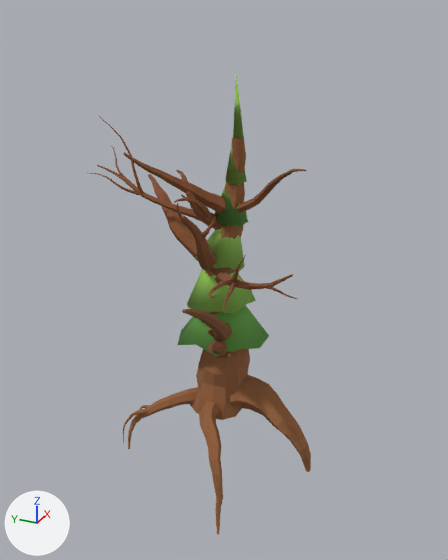
The glTF model demo/assets/trees/pine_a.glb as it was, and as the next commit left it.
Rendered twice from a 50 mm lens placed at (-14.14, -6.51, 11.18), pointed at (0.12, -0.1, 4.05). Arrows for +X, +Y and +Z are at lower left; the lights stay in place. The first picture is the older version. Vertices at exactly the same position are counted once.

Objects in the first picture: 'Branch.001', 'Branch.002', 'Branch.003', 'Branch.004', 'Branch.006', 'Branch.007', 'Branch.008', 'PineTier_0', 'PineTier_1', 'PineTier_2', 'PineTier_3', 'PineTier_4', 'PineTier_5', 'TreeWood' and 2 more.
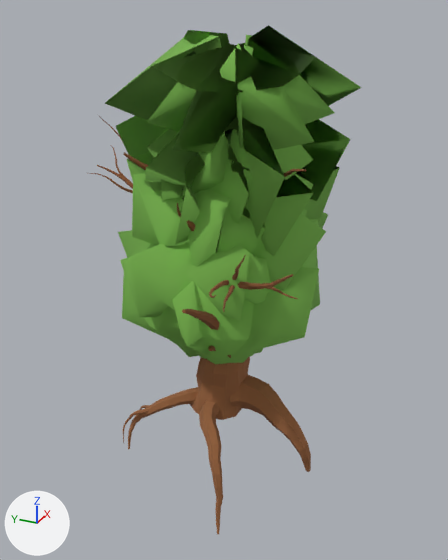
Edits to the bpy script that builds the scene:
```text
Change me_pinetier_0mesh:
    remove me_pinetier_0mesh.from_pydata(...)  # 14 vertices, 24 faces; spans x -1.24..1.44, y -1.37..1.19, z 1.97..4.01
    remove me_pinetier_0mesh.materials.append(mat_leaf_green)  # green #69a64b
    add me_pinetier_0mesh.from_pydata(...)  # 194 vertices, 384 faces; spans x -2.6..3.16, y -2.85..2.78, z 1.62..5.14
    me_pinetier_0mesh part 1
    24 faces are deleted
    180 vertices are added at x -2.6..3.16, y -2.85..2.78, z 1.62..5.14
    384 new faces join them
    add me_pinetier_0mesh.materials.append(mat_leaf_mid)  # green #7cb850
Change me_pinetier_1mesh:
    remove me_pinetier_1mesh.from_pydata(...)  # 14 vertices, 24 faces; spans x -0.91..1.0, y -0.99..0.91, z 3.25..5.13
    remove me_pinetier_1mesh.materials.append(mat_leaf_light)  # green #95c859
    add me_pinetier_1mesh.from_pydata(...)  # 194 vertices, 384 faces; spans x -2.64..2.77, y -2.58..2.96, z 3.04..5.91
    me_pinetier_1mesh part 2
    24 faces are deleted
    180 vertices are added at x -2.64..2.77, y -2.58..2.96, z 3.04..5.91
    384 new faces join them
    add me_pinetier_1mesh.materials.append(mat_leaf_mid)  # green #7cb850
Change me_pinetier_2mesh:
    remove me_pinetier_2mesh.from_pydata(...)  # 14 vertices, 24 faces; spans x -0.57..0.8, y -0.65..0.74, z 4.37..6.25
    remove me_pinetier_2mesh.materials.append(mat_leaf_light)  # green #95c859
    add me_pinetier_2mesh.from_pydata(...)  # 194 vertices, 384 faces; spans x -2.27..3.2, y -3.0..2.23, z 4.08..7.14
    me_pinetier_2mesh part 3
    24 faces are deleted
    180 vertices are added at x -2.27..3.2, y -3.0..2.23, z 4.08..7.14
    384 new faces join them
    add me_pinetier_2mesh.materials.append(mat_leaf_mid)  # green #7cb850
Change me_pinetier_3mesh:
    remove me_pinetier_3mesh.from_pydata(...)  # 14 vertices, 24 faces; spans x -0.18..0.76, y -0.64..0.26, z 5.66..7.39
    remove me_pinetier_3mesh.materials.append(mat_leaf_green)  # green #69a64b
    add me_pinetier_3mesh.from_pydata(...)  # 194 vertices, 384 faces; spans x -2.38..3.39, y -2.8..2.29, z 5.42..8.06
    me_pinetier_3mesh part 4
    24 faces are deleted
    180 vertices are added at x -2.38..3.39, y -2.8..2.29, z 5.42..8.06
    384 new faces join them
    add me_pinetier_3mesh.materials.append(mat_leaf_mid)  # green #7cb850
Change me_pinetier_4mesh:
    remove me_pinetier_4mesh.from_pydata(...)  # 14 vertices, 24 faces; spans x 0.03..0.55, y -0.63..-0.09, z 6.8..8.53
    remove me_pinetier_4mesh.materials.append(mat_leaf_light)  # green #95c859
    add me_pinetier_4mesh.from_pydata(...)  # 194 vertices, 384 faces; spans x -2.73..2.95, y -3.14..2.5, z 6.02..9.28
    me_pinetier_4mesh part 5: 180 vertices added at x -2.73..2.95, y -3.14..2.5, z 6.02..9.28
    add me_pinetier_4mesh.materials.append(mat_leaf_mid)  # green #7cb850
Change me_pinetier_5mesh:
    remove me_pinetier_5mesh.from_pydata(...)  # 14 vertices, 24 faces; spans x -0.31..0.22, y -0.63..-0.38, z 7.95..9.62
    remove me_pinetier_5mesh.materials.append(mat_leaf_light)  # green #95c859
    add me_pinetier_5mesh.from_pydata(...)  # 194 vertices, 384 faces; spans x -3.05..2.75, y -3.19..2.26, z 7.91..10.57
    me_pinetier_5mesh part 6: 180 vertices added at x -3.05..2.75, y -3.19..2.26, z 7.91..10.57
    add me_pinetier_5mesh.materials.append(mat_leaf_mid)  # green #7cb850
```

Changed parts and their boxes (x1, y1, x2, y2) in the pictures (448 x 560 px):
'PineTier_5', reshaped
    before: (233, 73, 244, 139)
    after: (105, 25, 362, 153)
'PineTier_4', reshaped
    before: (225, 144, 247, 185)
    after: (116, 116, 350, 238)
'PineTier_0', reshaped
    before: (178, 305, 269, 356)
    after: (122, 252, 320, 364)
'PineTier_2', reshaped
    before: (195, 229, 245, 271)
    after: (132, 174, 328, 291)
'PineTier_1', reshaped
    before: (187, 269, 256, 314)
    after: (118, 219, 318, 321)
'PineTier_3', reshaped
    before: (214, 187, 248, 227)
    after: (127, 145, 339, 257)
part 5 of me_pinetier_4mesh, added (green)
    after: (116, 116, 350, 238)
part 6 of me_pinetier_5mesh, added (green)
    after: (105, 25, 362, 153)
'Branch.008', unchanged, covered by the edit
    before: (123, 152, 226, 214)
    after: (123, 152, 148, 170)
